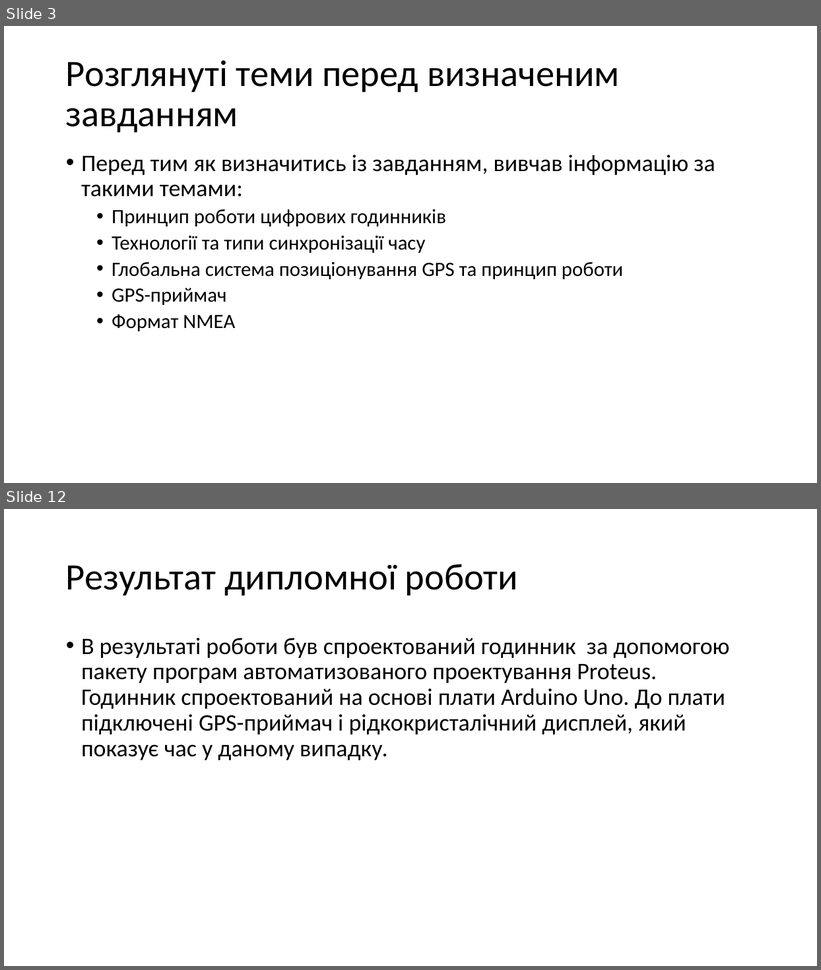
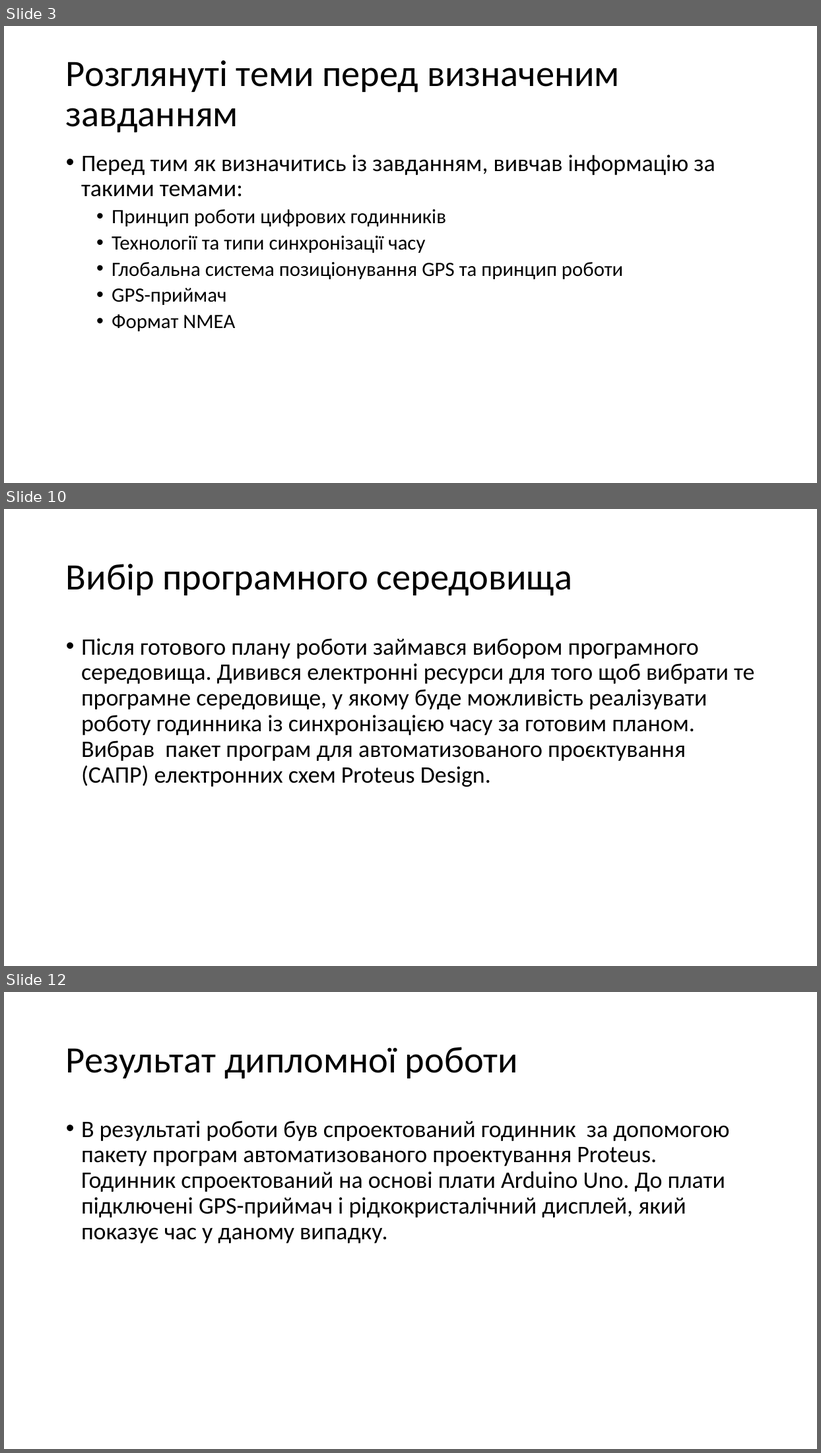
Before and after one commit to Vadym-Havryliuk/University-2, a slide deck: Доповідь 2.pptx. Shown one above the other, each under a label of ours: slides 3 and 12 before the commit, slides 3, 10 and 12 after it; the slides between them are not shown. The pictures are 821x970 and 821x1453 pixels, drawn with LibreOffice and Linux fonts; fonts in the diff are those of the drawing. Boxes give left, top, right and bottom in pixels: in the first picture for what was removed or moved away, otherwise in the second. Text is boxed around its words. In the diff, an @@ line names an element or a change of style, - is before the commit and + after.

```diff
--- a/Доповідь 2.pptx
+++ b/Доповідь 2.pptx
@@ slide 10 added at (4,509,817,966), background #FFFFFF @@
@@ title added at (66,564,572,596), 44 pt, text #000000 @@
+Вибір програмного середовища
@@ text added at (81,638,754,787), 28 pt, text #000000 @@
+• Після готового плану роботи займався вибором програмного середовища. Дивився електронні ресурси для того щоб вибрати те програмне середовище, у якому буде можливість реалізувати роботу годинника із синхронізацією часу за готовим планом. Вибрав пакет програм для автоматизованого проєктування (САПР) електронних схем Proteus Design.
```
Also in this commit, not shown: 4 slides changed, 2 other slides added, 3 slides removed, 1 other file.
